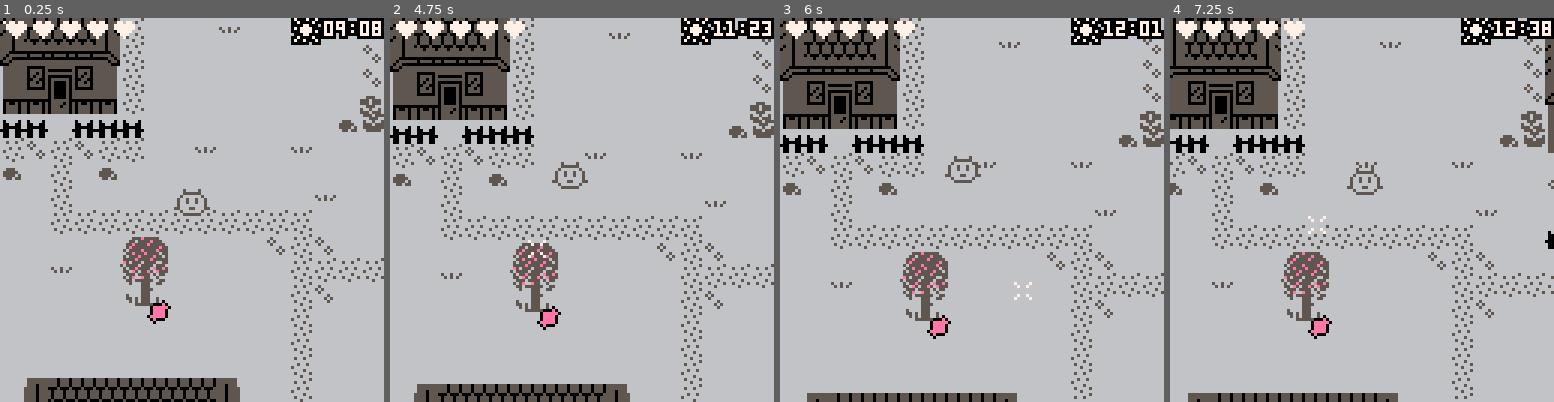
Above: before the commit, frames 1-4 (left to right).
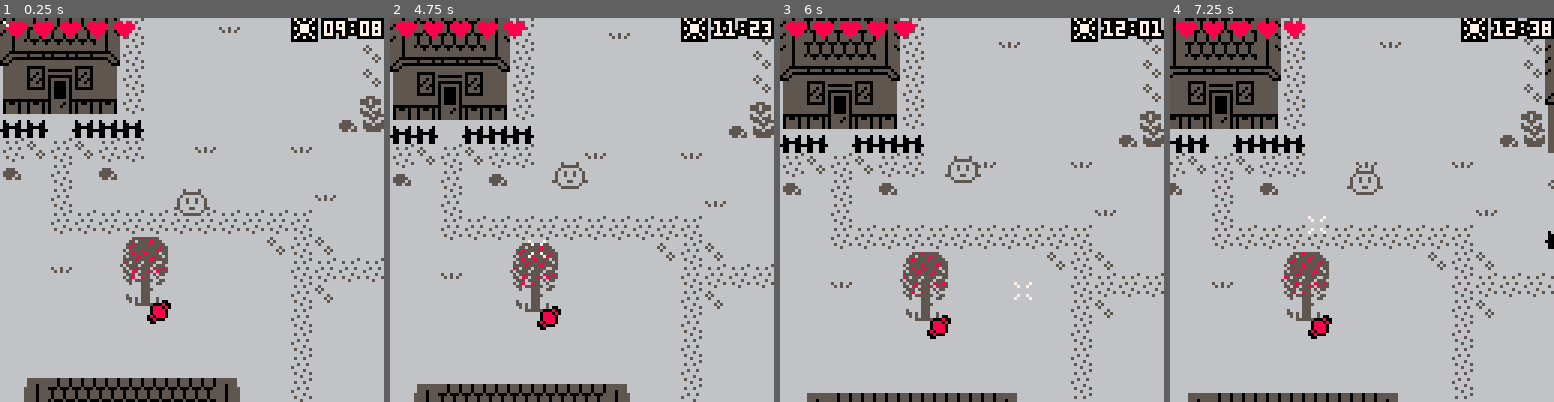
Above: after the commit, the same moments.

Repository: Lyatus/ld43
Game: PICO-8 cartridge ld43.p8
Two runs of this game, one before a commit and one after it. Both use one fixed random seed, a clock stepped at 60 frames per second and the inputs below.
Inputs (mouse positions are in pixels of both pictures, inside the frame that each line leads up to):
- Up to frame 1 (0.25 s): no input
- Up to frame 2 (4.75 s): click (670, 121) at 0.67 s; tap O (Z key) at 0.7, 1.7, 2.1, 2.5, 2.9, 3.3, 3.7, 4.1, 4.5 s; click (436, 267) at 1.22 s; hold Right 1.6-2.1 s; click (497, 114) at 1.77 s; hold Up 2.15-2.42 s; click (562, 259) at 2.32 s; hold Right 2.47-3.03 s; click (624, 106) at 2.87 s; hold Left 3.08-3.58 s; click (685, 256) at 3.42 s; hold Down 3.63-3.97 s; click (451, 102) at 3.97 s; hold Right 4.02-4.68 s; click (512, 248) at 4.52 s; hold Up from 4.73 s (still down)
- Up to frame 3 (6 s): tap O (Z key) at 4.9, 5.3, 5.7 s; release Up at 5.03 s; click (964, 94) at 5.07 s; hold Left 5.08-5.68 s; click (1029, 244) at 5.62 s; hold Down from 5.73 s (still down)
- Up to frame 4 (7.25 s): release Down at 6.03 s; hold Right 6.08-6.58 s; tap O (Z key) at 6.1, 6.5, 6.9 s; click (1481, 90) at 6.17 s; hold Right 6.63-7.13 s; click (1246, 236) at 6.72 s; hold Up from 7.18 s (still down)

The runs differ from the first frame. In frame 1, 1.3% of the frame differs, in the area x 1-84%, y 0-80%; in frame 2, 1.3%; in frame 3, 1.3%, in the area x 1-84%, y 0-84%; in frame 4, 1.3%.

Commit message:
updated graphics

Diff:
--- a/ld43.p8
+++ b/ld43.p8
@@ -674,22 +674,22 @@
 0000000000000000000000000000000000000000000000000000000000000000000000000000000000000000000000000000000000000000000000000000000000000000000000000000000001010100000000000000000000000000010101000000000001010100000000000101010000000000000000000001010000000000
 0101010000101010000000000000000001010100000000000000000000000000010101000100000000000000000000000101010101000000000000000000000001010101010100010000000000000000010101010001000100000000000000000100010001000000000000000000000001010101010100000000000000000000
 __map__
-6767676767676767676767676767676767676767676767676767676767676767000000414141404000000042000000000000000000000000000000000000000000000000000000000000000000000000000000000000000000000000000000000000000000000000000000000000000000000000000000000000000000000000
-67536373737373737373535353535353535353535353535353535353536353670000f7f8f8f8f8f8f900f7f8f8f8f8f8f9000000002d0000000000000000000000000000000000000000000000000000000000000000000000000000000000000000000000000000000000000000000000000000000000000000000000000000
-6753535680e2e0e2825663535353535363535353535353535353535353535367000000000000000000000000000000000000000000000000000000000000000000000000000000000000000000000000000000000000000000000000000000000000000000000000000000000000000000000000000000000000000000000000
-67535356a4b2f0f1b45653535353535353535353737373737373737353535367000000859696969696968700008596969696969696870000000000000000000000000000000000000000000000000000000000000000000000000000000000000000000000000000000000000000000000000000000000000000000000000000
-67635356c700e50092565353536353535353537380e481e28181918273535367000000959696969696969700009596969696969696970000000000000000000000000000000000000000000000000000000000000000000000000000000000000000000000000000000000000000000000000000000000000000000000000000
-67535356d7000000f55653535353535353535373a4f4f1f2f3c4b2b473535367000000959696969696969700009596969696969696970000000000000000000000000000000000000000000000000000000000000000000000000000000000000000000000000000000000000000000000000000000000000000000000000000
-67535356900000009256535353535353535353739000000000c2c39273535367000000a5a6a6a6a6a6a6a70000a5a6a6a6a6a6a6a6a70000000000000000000000000000000000000000000000000000000000000000000000000000000000000000000000000000000000000000000000000000000000000000000000000000
-67535356a0b084b1a256535353535353535353679000000000d2d3926753536700008ab58c86a8a9868cb78a00b586aaab868b8b86b70000000000000000000000000000000000000000000000000000000000000000000000000000000000000000000000000000000000000000000000000000000000000000000000000000
-6753536666665366666653535353535353537577a0a1b09394b1a1a27753536700009ab59c86b8b9869cb79a00b586babb869b9b86b70000000000000000000000000000000000000000000000000000000000000000000000000000000000000000000000000000000000000000000000000000000000000000000000000000
-67536356567356735656535363535353635353538383835656838383535353672d0000000000000000000000000000000000000000000000000000000000000000000000000000000000000000000000000000000000000000000000000000000000000000000000000000000000000000000000000000000000000000000000
-6753535375535653755353535353535353535353737373565673735353535367000000000000000000000000000000000000000000000000000000000000000000000000000000000000000000000000000000000000000000000000000000000000000000000000000000000000000000000000000000000000000000000000
-6753535353535653535353535353535353635353537373565673535353535367000000859696968700000000000000000000000000000000000000000000000000000000000000000000000000000000000000000000000000000000000000000000000000000000000000000000000000000000000000000000000000000000
-676353535353565656565656565656565653535366666656666666635353536700002d959696969700000000000000000000000000000000000000000000000000000000000000000000000000000000000000000000000000000000000000000000000000000000000000000000000000000000000000000000000000000000
-6753535353535353534646535353537356735353535373567375535353535367000000959696969700000000000000000000000000000000000000000000000000000000000000000000000000000000000000000000000000000000000000000000000000000000000000000000000000000000000000000000000000000000
-6753535353536353534646535353535356565656565656565353535353535367000000a5a6a6a6a700000000000000000000000000000000000000000000000000000000000000000000000000000000000000000000000000000000000000000000000000000000000000000000000000000000000000000000000000000000
-6753535353535353536465535353535356735353535353535353535353537d7d000000b58dac8db700000000000000000000000000000000000000000000000000000000000000000000000000000000000000000000000000000000000000000000000000000000000000000000000000000000000000000000000000000000
+676767676767676767676767676767676767676767676767676767676767676700000041414140400000004200000000000000000000000000007d73735656464646464646565656737d000000000000000000000000000000000000004646464646464646464646464646464600000000000000000000000000000000000000
+67536373737373737373535353535353535353535353535353535353536353670000f7f8f8f8f8f8f900f7f8f8f8f8f8f9000000002d0000000073674646464646464646464646466773000000000000000000000000000000000000004646464673460e0f0e0f46734646464600000000000000000000000000000000000000
+6753535680e2e0e2825663535353535363535353535353535353535353535367000000000000000000000000000000000000000000000000000073464646464646464646464646464656000000000000000000000000000000000000004646464646461e1f1e1f46464646464600000000000000000000000000000000000000
+67535356a4b2f0f1b4565353535353535353535373737373737373735353536700000085969696969696870000859696969696969687000000005646464646464646464646464646465600000000000000000000000000000000000000464646460e0f460e0f460e0f4646464600000000000000000000000000000000000000
+67635356c700e50092565353536353535353537380e481e2818191827353536700000095969696969696970000959696969696969697000000005646464646464646464646464646465600000000000000000000000000000000000000464646461e1f461e1f461e1f4646464600000000000000000000000000000000000000
+67535356d7000000f55653535353535353535373a4f4f1f2f3c4b2b473535367000000959696969696969700009596969696969696970000000046464646464646464646464646464646000000000000000000000000000000000000004646464646464646464646464646464600000000000000000000000000000000000000
+67535356900000009256535353535353535353739000000000c2c39273535367000000a5a6a6a6a6a6a6a70000a5a6a6a6a6a6a6a6a70000000046464646464646464646464646464646000000000000000000000000000000000000004646464646464646464646464646464600000000000000000000000000000000000000
+67535356a0b084b1a256535353535353535353679000000000d2d3926753536700008ab58c86a8a9868cb78a00b586aaab868b8b86b70000000046464646464646464646464646464646000000000000000000000000000000000000004646464646464646464646464646464600000000000000000000000000000000000000
+6753536666665366666653535353535353537577a0a1b09394b1a1a27753536700009ab59c86b8b9869cb79a00b586babb869b9b86b70000000046464646464646464646464646464646000000000000000000000000000000000000004646464646464646464646464646464600000000000000000000000000000000000000
+67536356567356735656535363535353635353538383835656838383535353672d0000000000000000000000000000000000000000000000000046464646464646464646464646464646000000000000000000000000000000000000004646464646464646464646464646464600000000000000000000000000000000000000
+6753535375535653755353535353535353535353737373565673735353535367000000000000000000000000000000000000000000000000000046464646464646464646464646464646000000000000000000000000000000000000004646464646464646464646464646464600000000000000000000000000000000000000
+675353535353565353535353535353535363535353737356567353535353536700000085969696870000000000000000000000000000000000005646464646464646464646464646465600000000000000000000000000000000000000464646460e0f460e0f460e0f4646464600000000000000000000000000000000000000
+676353535353565656565656565656565653535366666656666666635353536700002d95969696970000000000000000000000000000000000005646464646464646464646464646465600000000000000000000000000000000000000464646461e1f461e1f461e1f4646464600000000000000000000000000000000000000
+6753535353535353534646535353537356735353535373567375535353535367000000959696969700000000000000000000000000000000000056464646464646464646464646464656000000000000000000000000000000000000004646464646460e0f0e0f46464646464600000000000000000000000000000000000000
+6753535353536353534646535353535356565656565656565353535353535367000000a5a6a6a6a700000000000000000000000000000000000073674646464646464646464646466773000000000000000000000000000000000000004646464673461e1f1e1f46734646464600000000000000000000000000000000000000
+6753535353535353536465535353535356735353535353535353535353537d7d000000b58dac8db70000000000000000000000000000000000007d73565656464646464646565656737d000000000000000000000000000000000000004646464646464646464646464646464600000000000000000000000000000000000000
 6753536353535353535353535353535356535353535353535353535353537d5d0000009e9dbc9d8e00000000000000000000000000000000000000000000000000000000000000000000000000000000000000000000000000000000000000000000000000000000000000000000000000000000000000000000000000000000
 67535353535353535353535353535353565353535353536353535353537d5d5d00000000002d2d0000000000000000000000000000000000000000000000000000000000000000000000000000000000000000000000000000000000000000000000000000000000000000000000000000000000000000000000000000000000
 675353535353535353535353535353535653535353535353535353537d5d5d5d0000000000002d2d00000000000000000000000000000000000000000000000000000000000000000000000000000000000000000000000000000000000000000000000000000000000000000000000000000000000000000000000000000000
@@ -705,134 +705,134 @@
 67535353535353535653535353535356565357797a575363536465537d5d5d5d000000000000000000000000000000000000000000000000000000000000000000000000000000000000000000000000000000000000000000000000000000000000000000000000000000000000000000000000000000000000000000000000
 6753535353535353565656565656565353535353565656535353537d5d5d5d5d000000000000000000000000000000000000000000000000000000000000000000000000000000000000000000000000000000000000000000000000000000000000000000000000000000000000000000000000000000000000000000000000
 676767676767676767676767676767676767676767677d7d7d7d7d5d5d5d5d5d000000000000000000000000000000000000000000000000000000000000000000000000000000000000000000000000000000000000000000000000000000000000000000000000000000000000000000000000000000000000000000000000
-6464646464646464646464646464646464646464646464646464646464646464000000000000000000000000000000000000000000000000000000000000000000000000000000000000000000000000000000000000000000000000000000000000000000000000000000000000000000000000000000000000000000000000
-…(130 lines of a section not shown)…
+5d5d5d5d5d5d5d5d5d5d5d5d5d5d5d5d5d5d5d5d5d5d5d5d5d5d5d5d5d5d5d5d000000000000000000000000000000000000000000000000000000000000000000000000000000000000000000000000000000000000000000000000000000000000000000000000000000000000000000000000000000000000000000000000
+…(130 lines of a section not shown)…
Not shown, changed: 37 lines of the sprite sheet (__gfx__) section of ld43.p8
